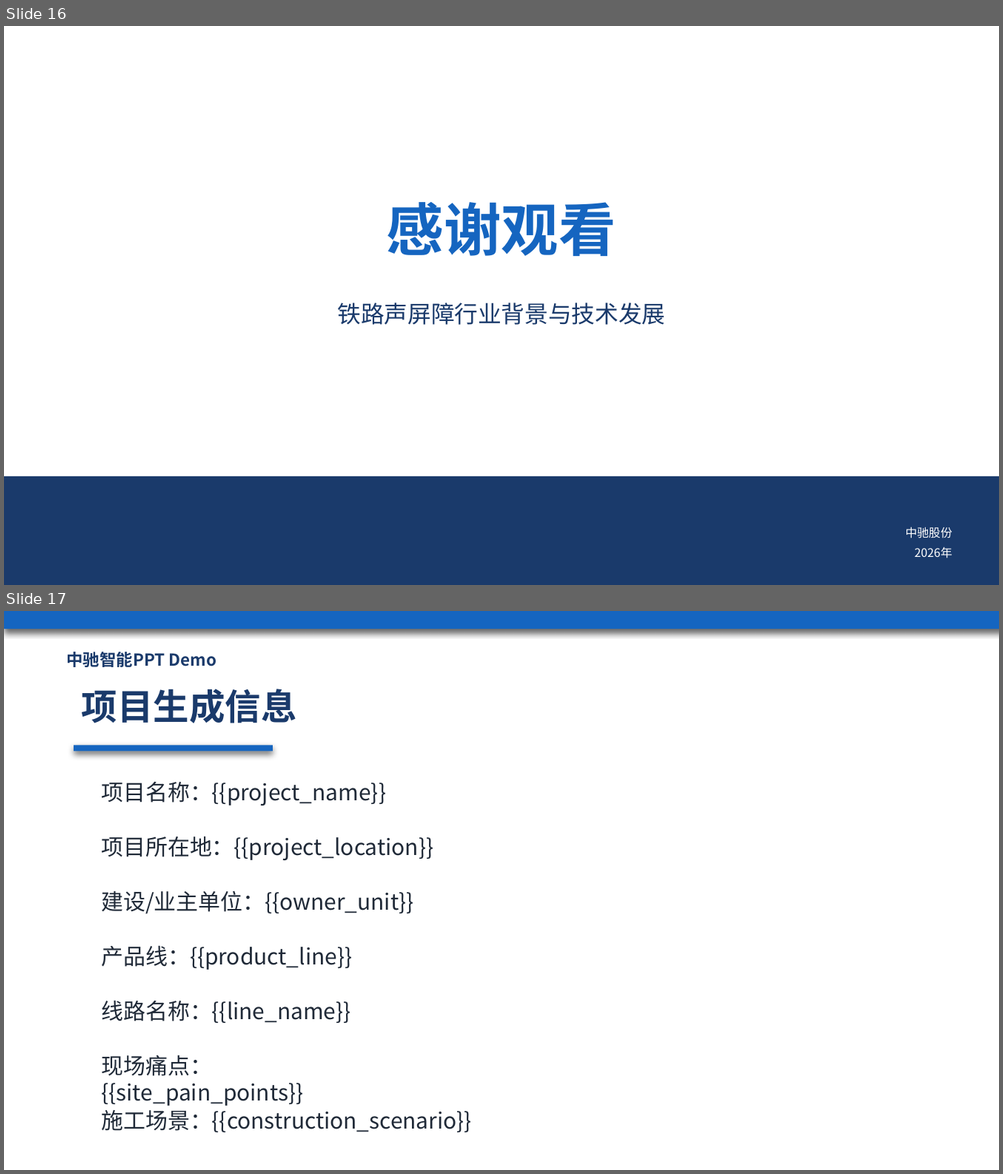
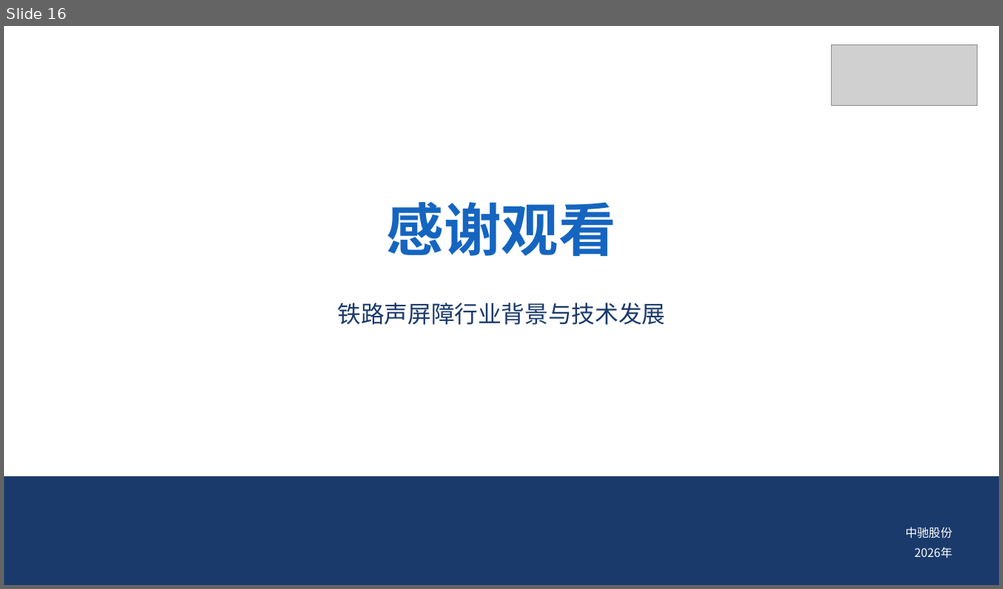
Before and after one commit to zm-532/zhongchi-ppt-vm-deploy, a slide deck: ppt_engine/templates/solution_fixed_modules/铁路声屏障行业背景与技术发展（M1_&_M2）.pptx. Shown one above the other, each under a label of ours: slides 16 and 17 before the commit, slide 16 after it. The pictures are 1003x1174 and 1003x589 pixels, drawn with LibreOffice and Linux fonts; fonts in the diff are those of the drawing; grey boxes stand for pictures; background and template pictures are left out. Boxes give left, top, right and bottom in pixels: in the first picture for what was removed or moved away, otherwise in the second. Text is boxed around its words. In the diff, an @@ line names an element or a change of style, - is before the commit and + after.

```diff
--- a/ppt_engine/templates/solution_fixed_modules/铁路声屏障行业背景与技术发展（M1_&_M2）.pptx
+++ b/ppt_engine/templates/solution_fixed_modules/铁路声屏障行业背景与技术发展（M1_&_M2）.pptx
@@ slide 17 removed at (x1=4, y1=611, x2=999, y2=1170), background #FFFFFF @@
@@ rectangle removed at (x1=4, y1=611, x2=999, y2=629) @@
@@ text removed at (x1=66, y1=652, x2=217, y2=667) @@
-中驰智能PPT Demo
@@ text removed at (x1=82, y1=689, x2=297, y2=723) @@
-项目生成信息
@@ rectangle removed at (x1=74, y1=745, x2=273, y2=752) @@
@@ text removed at (x1=102, y1=782, x2=387, y2=806) @@
-项目名称：{{project_name}}
@@ text removed at (x1=102, y1=837, x2=434, y2=861) @@
-项目所在地：{{project_location}}
@@ text removed at (x1=102, y1=891, x2=414, y2=914) @@
-建设/业主单位：{{owner_unit}}
@@ text removed at (x1=102, y1=945, x2=353, y2=970) @@
-产品线：{{product_line}}
@@ text removed at (x1=102, y1=1000, x2=351, y2=1023) @@
-线路名称：{{line_name}}
@@ text removed at (x1=102, y1=1055, x2=304, y2=1106) @@
-现场痛点：{{site_pain_points}}
@@ text removed at (x1=102, y1=1111, x2=472, y2=1133) @@
-施工场景：{{construction_scenario}}
@@ slide 16 changed as well @@
@@ picture added at (x1=831, y1=45, x2=976, y2=106) @@
```
Also in this commit, not shown: 15 other slides changed, 24 other files.
